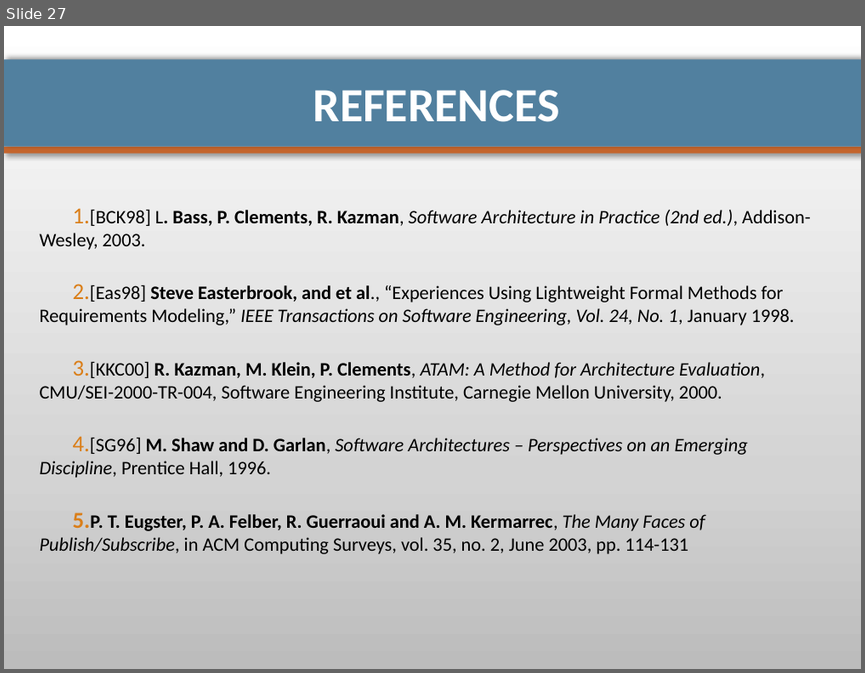
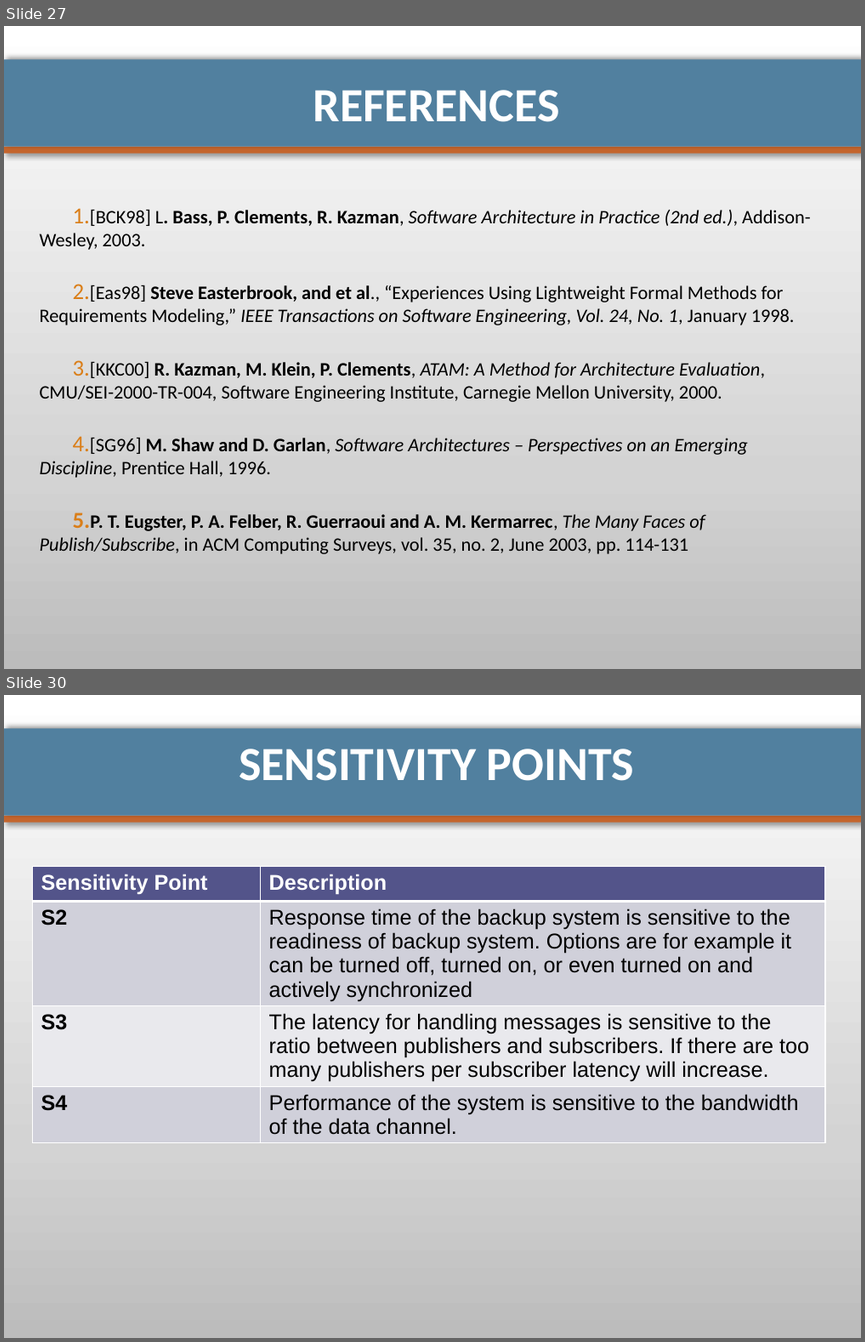
Before and after one commit to pierrealauzet/euroteam, a slide deck: Project 2/PartFinal/CS554_EuroTeam_Project2_Final_Mikko.pptx. Shown one above the other, each under a label of ours: slide 27 before the commit, slides 27 and 30 after it; the slides between them are not shown. The pictures are 865x673 and 865x1342 pixels, drawn with LibreOffice and Linux fonts; fonts in the diff are those of the drawing. Boxes give left, top, right and bottom in pixels: in the first picture for what was removed or moved away, otherwise in the second. Text is boxed around its words. In the diff, an @@ line names an element or a change of style, - is before the commit and + after.

```diff
--- a/Project 2/PartFinal/CS554_EuroTeam_Project2_Final_Mikko.pptx
+++ b/Project 2/PartFinal/CS554_EuroTeam_Project2_Final_Mikko.pptx
@@ slide 30 added at box(4, 695, 861, 1338), background gradient #BDBDBD to #D3D3D3 to #FFFFFF; not listed: 2 template elements that a slide beside it also shows @@
@@ title added at box(239, 749, 634, 781), 40 pt, text #FFFFFF, bold @@
+SENSITIVITY POINTS
@@ table added at box(32, 867, 825, 1158), 4 rows, 2 columns @@
+Sensitivity Point | Description
+S2 | Response time of the backup system is sensitive to the readiness of backup system. Options are for example it can be turned off, turned on, or even turned on and actively synchronized
+S3 | The latency for handling messages is sensitive to the ratio between publishers and subscribers. If there are too many publishers per subscriber latency will increase.
+S4 | Performance of the system is sensitive to the bandwidth of the data channel.
```
Also in this commit, not shown: 3 other slides added.
